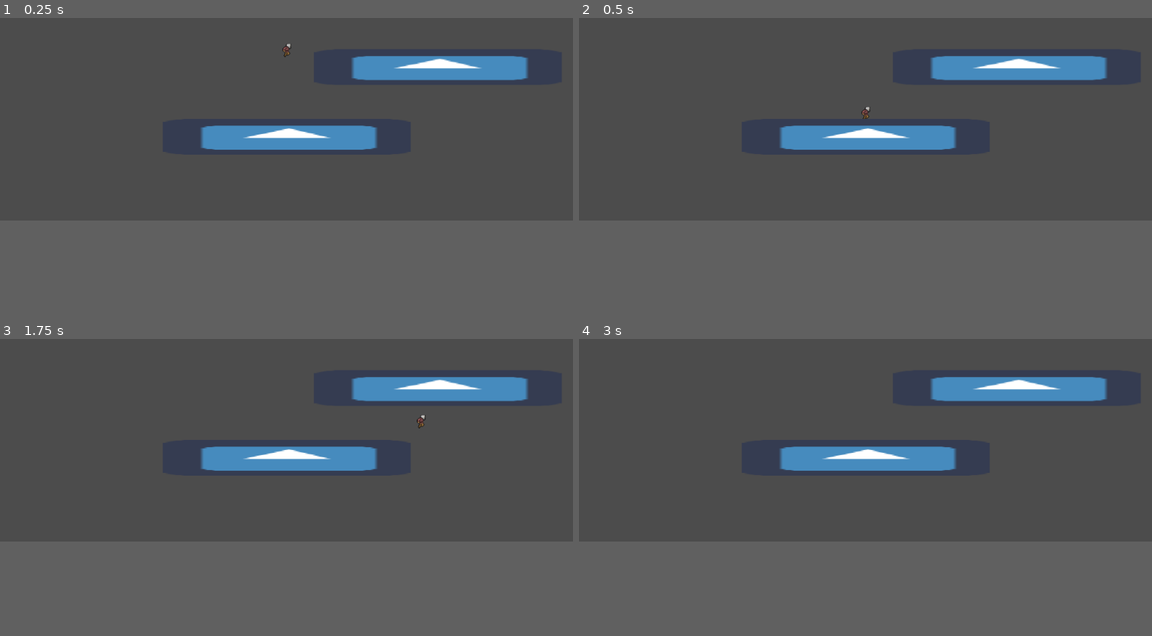
Above: before the commit, frames 1-4 (two rows, left to right).
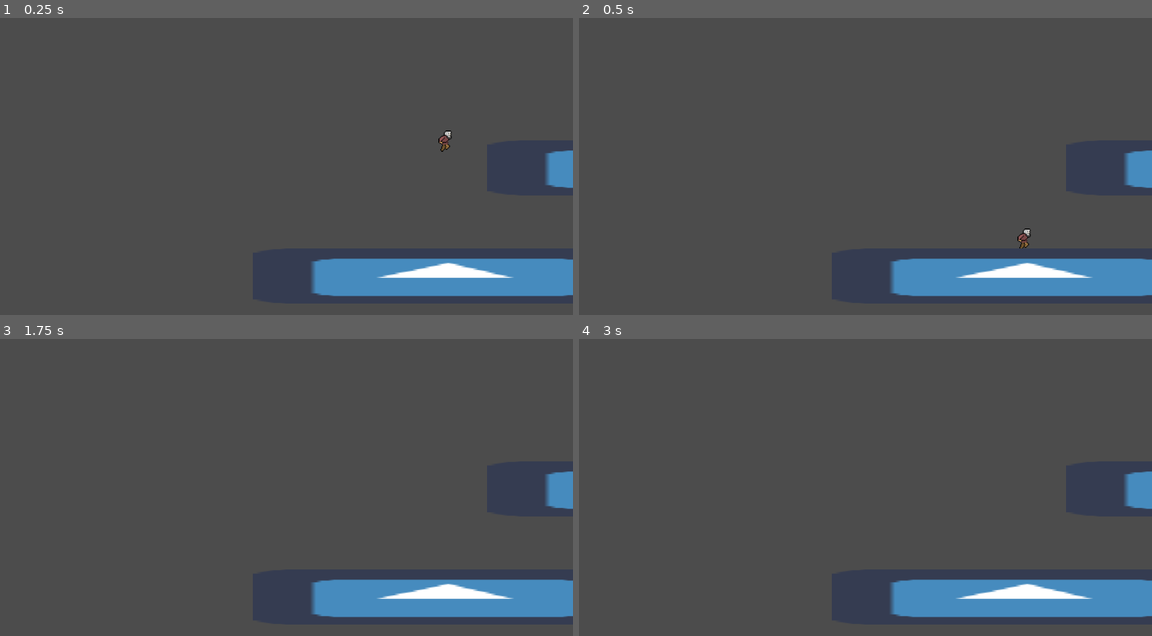
Above: after the commit, the same moments.

Repository: Kumodatsu/dream-within-a-dream
Game: Godot game, scene res://levels/Sandbox.tscn
Same seed, same stepped clock (60 frames per second), same inputs: the game is played once before the commit and once after it. The engine's default icon, where the game draws it, is replaced by a stand-in: a white triangle on a blue panel in a dark square.
Inputs:
- Up to frame 1 (0.25 s): no input
- Up to frame 2 (0.5 s): no input
- Up to frame 3 (1.75 s): hold D (player_move_right) from 0.53 s (still down); tap W (player_jump) at 0.77, 1.52 s
- Up to frame 4 (3 s): release D (player_move_right) at 2.03 s; hold A (player_move_left) 2.03-2.78 s; tap Enter at 2.75 s; hold D (player_move_right) from 2.78 s (still down)
In our replay, the window is 800x468 before the commit and 800x600 after it. These sizes can differ from the game's own. Grey fills any space a smaller window leaves; there, only what the larger window draws over its background counts as a difference.

The runs differ from the first frame. In frame 1, 12% of the frame differs, in the area x 35-100%, y 8-94%; in frame 2, 12%; in frame 3, 11%; in frame 4, 11%.

Commit message:
Set resolution

Diff:
--- a/dream-within-a-dream/project.godot
+++ b/dream-within-a-dream/project.godot
@@ -13,6 +13,14 @@
 config/name="dream-within-a-dream"
 run/main_scene="res://levels/Sandbox.tscn"
 config/icon="res://icon.png"
+
+[display]
+
+window/size/width=660
+window/size/height=495
+window/size/test_width=1320
+window/size/test_height=990
+window/stretch/mode="2d"
 
 [input]
 
@@ -47,4 +55,5 @@
 
 [rendering]
 
+quality/driver/fallback_to_gles2=true
 environment/default_environment="res://default_env.tres"
